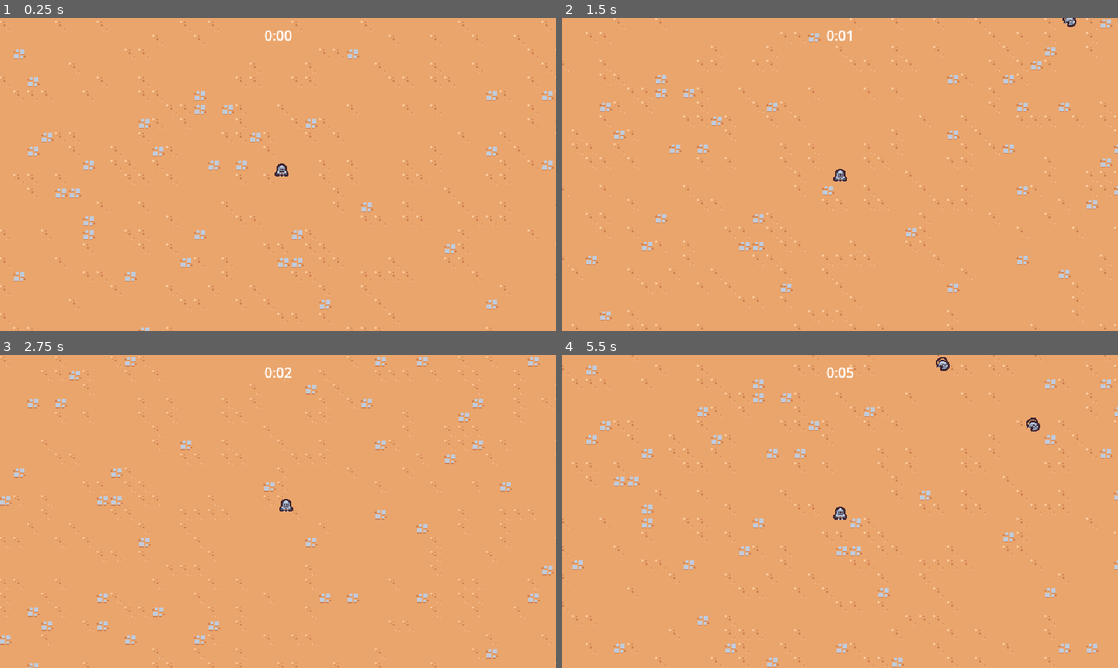
Above: before the commit, frames 1-4 (two rows, left to right).
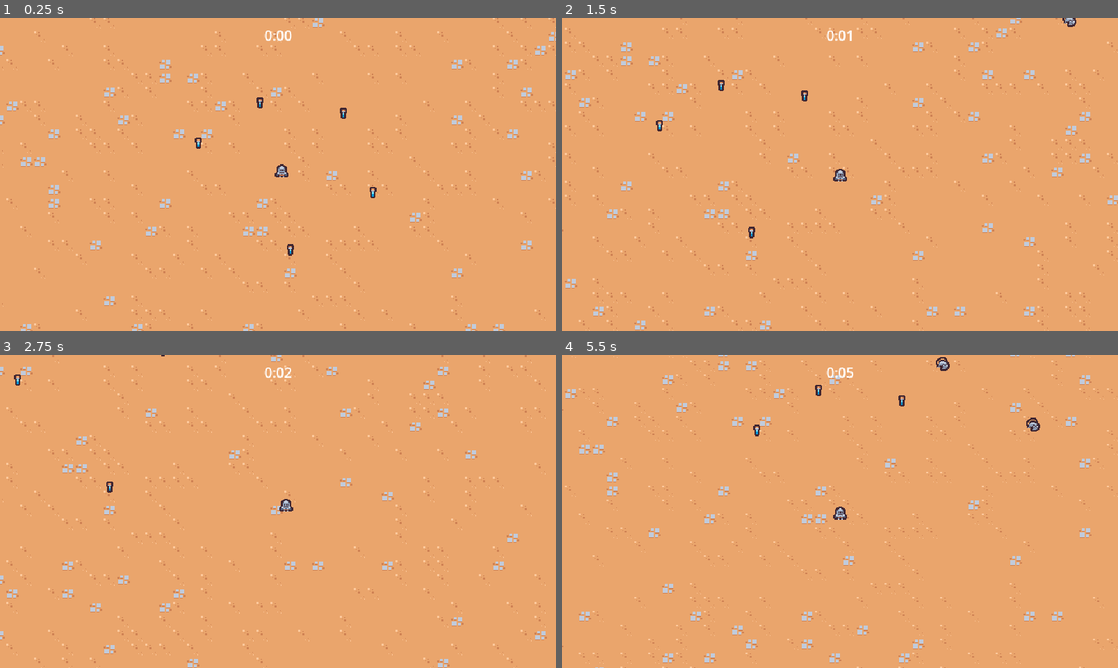
Above: after the commit, the same moments.

Repository: Yrainyw/2D-Survivors
Game: Godot game, scene res://Scenes/Main/Main.tscn
The game is run twice, just before and just after one commit, with the same random seed, the same clock (stepped at 60 frames per second) and the same inputs.
Inputs:
- Up to frame 1 (0.25 s): no input
- Up to frame 2 (1.5 s): hold D (move_right) 0.53-1.28 s; hold S (move_down) from 1.28 s (still down)
- Up to frame 3 (2.75 s): release S (move_down) at 2.03 s; hold D (move_right) from 2.03 s (still down)
- Up to frame 4 (5.5 s): release D (move_right) at 2.78 s; hold W (move_up) 2.78-3.53 s; hold A (move_left) 3.53-5.03 s; hold S (move_down) from 5.03 s (still down)

The runs differ from the first frame. In frame 1, 6.0% of the frame differs, in the area x 0-100%, y 0-100%; in frame 2, 6.0%; in frame 3, 5.4%; in frame 4, 5.9%.

Commit message:
Experience Drops

Diff:
--- a/Scenes/Enemy/basic_enemy.tscn
+++ b/Scenes/GameObjects/Enemy/basic_enemy.tscn
@@ -1,7 +1,7 @@
 [gd_scene load_steps=5 format=3 uid="uid://da8d2a2d53s7u"]
 
-[ext_resource type="Script" path="res://Scenes/Enemy/basic_enemy.gd" id="1_jn1uh"]
-[ext_resource type="Texture2D" uid="uid://c3sjorifdgyy8" path="res://Scenes/Enemy/rat_grey.png" id="2_y15rp"]
+[ext_resource type="Script" path="res://Scenes/GameObjects/Enemy/basic_enemy.gd" id="1_jn1uh"]
+[ext_resource type="Texture2D" uid="uid://c3sjorifdgyy8" path="res://Scenes/GameObjects/Enemy/rat_grey.png" id="2_y15rp"]
 
 [sub_resource type="CircleShape2D" id="CircleShape2D_747od"]
 radius = 12.0
--- /dev/null
+++ b/Scenes/GameObjects/ExperienceVial/experience_vial.gd
@@ -0,0 +1,9 @@
+extends Node2D
+
+
+func _ready():
+	$Area2D.area_entered.connect(on_area_entered)
+
+
+func on_area_entered(other_area : Area2D):
+	queue_free()
--- /dev/null
+++ b/Scenes/GameObjects/ExperienceVial/experience_vial.tscn
@@ -0,0 +1,20 @@
+[gd_scene load_steps=4 format=3 uid="uid://cnkfdwyh8l81m"]
+
+[ext_resource type="Script" path="res://Scenes/GameObjects/ExperienceVial/experience_vial.gd" id="1_wiosd"]
+[ext_resource type="Texture2D" uid="uid://gu0cw1q6ujnw" path="res://Scenes/GameObjects/ExperienceVial/experience_vial.png" id="1_yfybw"]
+
+[sub_resource type="CircleShape2D" id="CircleShape2D_5mo6a"]
+radius = 16.0
+
+[node name="ExperienceVial" type="Node2D"]
+script = ExtResource("1_wiosd")
+
+[node name="Area2D" type="Area2D" parent="."]
+collision_layer = 0
+collision_mask = 16
+
+[node name="CollisionShape2D" type="CollisionShape2D" parent="Area2D"]
+shape = SubResource("CircleShape2D_5mo6a")
+
+[node name="Sprite2D" type="Sprite2D" parent="."]
+texture = ExtResource("1_yfybw")
--- a/Scenes/GameCamera/game_camera.tscn
+++ b/Scenes/GameObjects/GameCamera/game_camera.tscn
@@ -1,6 +1,6 @@
 [gd_scene load_steps=2 format=3 uid="uid://hcfusksc34fp"]
 
-[ext_resource type="Script" path="res://Scenes/GameCamera/game_camera.gd" id="1_tsssu"]
+[ext_resource type="Script" path="res://Scenes/GameObjects/GameCamera/game_camera.gd" id="1_tsssu"]
 
 [node name="GameCamera" type="Camera2D"]
 script = ExtResource("1_tsssu")
--- /dev/null
+++ b/Scenes/GameObjects/Player/Player.tscn
@@ -0,0 +1,37 @@
+[gd_scene load_steps=6 format=3 uid="uid://bo1vhskiccjol"]
+
+[ext_resource type="Script" path="res://Scenes/GameObjects/Player/Player.gd" id="1_y5fe3"]
+[ext_resource type="PackedScene" uid="uid://dspgo4vh0nj1w" path="res://Scenes/Ability/SwordAbilityController/sword_ability_controller.tscn" id="2_70s6x"]
+[ext_resource type="Texture2D" uid="uid://bwudlkynnv7qd" path="res://Scenes/GameObjects/Player/player0.png" id="2_ojlgi"]
+
+[sub_resource type="CircleShape2D" id="CircleShape2D_pv3lw"]
+radius = 32.0
+
+[sub_resource type="CircleShape2D" id="CircleShape2D_nma1e"]
+radius = 5.0
+
+[node name="Player" type="CharacterBody2D" groups=["player"]]
+collision_layer = 0
+motion_mode = 1
+script = ExtResource("1_y5fe3")
+
+[node name="AbilityManager" type="Node" parent="."]
+
+[node name="SwordAbilityController" parent="AbilityManager" instance=ExtResource("2_70s6x")]
+
+[node name="Area2D" type="Area2D" parent="."]
+position = Vector2(0, -5)
+collision_layer = 16
+collision_mask = 0
+
+[node name="CollisionShape2D" type="CollisionShape2D" parent="Area2D"]
+shape = SubResource("CircleShape2D_pv3lw")
+
+[node name="CollisionShape2D" type="CollisionShape2D" parent="."]
+visible = false
+position = Vector2(2.08165e-12, -5)
+shape = SubResource("CircleShape2D_nma1e")
+
+[node name="Sprite2D" type="Sprite2D" parent="."]
+texture = ExtResource("2_ojlgi")
+offset = Vector2(2.08165e-12, -8)
--- a/Scenes/Main/Main.tscn
+++ b/Scenes/Main/Main.tscn
@@ -1,11 +1,12 @@
-[gd_scene load_steps=7 format=3 uid="uid://c5hhb7imq0sm1"]
+[gd_scene load_steps=8 format=3 uid="uid://c5hhb7imq0sm1"]
 
-[ext_resource type="PackedScene" uid="uid://hcfusksc34fp" path="res://Scenes/GameCamera/game_camera.tscn" id="1_6eiq3"]
-[ext_resource type="PackedScene" uid="uid://bo1vhskiccjol" path="res://Scenes/Player/Player.tscn" id="1_idy8o"]
+[ext_resource type="PackedScene" uid="uid://hcfusksc34fp" path="res://Scenes/GameObjects/GameCamera/game_camera.tscn" id="1_6eiq3"]
+[ext_resource type="PackedScene" uid="uid://bo1vhskiccjol" path="res://Scenes/GameObjects/Player/Player.tscn" id="1_idy8o"]
 [ext_resource type="PackedScene" uid="uid://bv2o2l7c6l7fj" path="res://Scenes/UI/arena_time_ui.tscn" id="1_k7imk"]
 [ext_resource type="TileSet" uid="uid://dgnlw4oxwgme1" path="res://Scenes/Resources/Tile_set.tres" id="1_rxuy1"]
 [ext_resource type="PackedScene" uid="uid://bro4104jjdpuy" path="res://Scenes/Manager/arena_time_manager.tscn" id="2_evqh8"]
 [ext_resource type="PackedScene" uid="uid://b56yewiuv6joh" path="res://Scenes/Manager/enemy_manager.tscn" id="4_vmmma"]
+[ext_resource type="PackedScene" uid="uid://cnkfdwyh8l81m" path="res://Scenes/GameObjects/ExperienceVial/experience_vial.tscn" id="7_2lm8a"]
 
 [node name="Main" type="Node"]
 
@@ -22,6 +23,21 @@
 layer_0/tile_data = PackedInt32Array(262145, 0, 4, 262146, 0, 4, 262147, 0, 4, 262148, 0, 4, 262149, 0, 4, 262150, 0, 4 …(53229 unchanged characters)…
 
 [node name="Player" parent="." instance=ExtResource("1_idy8o")]
-position = Vector2(534, 341)
+position = Vector2(574, 378)
 
 [node name="EnemyManager" parent="." instance=ExtResource("4_vmmma")]
+
+[node name="ExperienceVial" parent="." instance=ExtResource("7_2lm8a")]
+position = Vector2(478, 338)
+
+[node name="ExperienceVial2" parent="." instance=ExtResource("7_2lm8a")]
+position = Vector2(549, 292)
+
+[node name="ExperienceVial3" parent="." instance=ExtResource("7_2lm8a")]
+position = Vector2(645, 304)
+
+[node name="ExperienceVial4" parent="." instance=ExtResource("7_2lm8a")]
+position = Vector2(679, 395)
+
+[node name="ExperienceVial5" parent="." instance=ExtResource("7_2lm8a")]
+position = Vector2(584, 461)
--- a/Scenes/Manager/enemy_manager.tscn
+++ b/Scenes/Manager/enemy_manager.tscn
@@ -1,7 +1,7 @@
 [gd_scene load_steps=3 format=3 uid="uid://b56yewiuv6joh"]
 
 [ext_resource type="Script" path="res://Scenes/Manager/enemy_manager.gd" id="1_gv5l3"]
-[ext_resource type="PackedScene" uid="uid://da8d2a2d53s7u" path="res://Scenes/Enemy/basic_enemy.tscn" id="2_4jmaf"]
+[ext_resource type="PackedScene" uid="uid://da8d2a2d53s7u" path="res://Scenes/GameObjects/Enemy/basic_enemy.tscn" id="2_4jmaf"]
 
 [node name="EnemyManager" type="Node"]
 script = ExtResource("1_gv5l3")
--- a/Scenes/Player/Player.tscn
+++ /dev/null
@@ -1,25 +0,0 @@
-[gd_scene load_steps=5 format=3 uid="uid://bo1vhskiccjol"]
-
-[ext_resource type="Script" path="res://Scenes/Player/Player.gd" id="1_y5fe3"]
-[ext_resource type="PackedScene" uid="uid://dspgo4vh0nj1w" path="res://Scenes/Ability/SwordAbilityController/sword_ability_controller.tscn" id="2_70s6x"]
-[ext_resource type="Texture2D" uid="uid://bwudlkynnv7qd" path="res://Scenes/Player/player0.png" id="2_ojlgi"]
-
-[sub_resource type="CircleShape2D" id="CircleShape2D_nma1e"]
-radius = 5.0
-
-[node name="Player" type="CharacterBody2D" groups=["player"]]
-collision_layer = 0
-motion_mode = 1
-script = ExtResource("1_y5fe3")
-
-[node name="AbilityManager" type="Node" parent="."]
-
-[node name="SwordAbilityController" parent="AbilityManager" instance=ExtResource("2_70s6x")]
-
-[node name="Sprite2D" type="Sprite2D" parent="."]
-texture = ExtResource("2_ojlgi")
-offset = Vector2(2.08165e-12, -8)
-
-[node name="CollisionShape2D" type="CollisionShape2D" parent="."]
-position = Vector2(2.08165e-12, -5)
-shape = SubResource("CircleShape2D_nma1e")
--- a/project.godot
+++ b/project.godot
@@ -56,6 +56,7 @@
 2d_physics/layer_2="Player"
 2d_physics/layer_3="Enemy"
 2d_physics/layer_4="EnemyCollision"
+2d_physics/layer_5="PlayerPickup"
 
 [rendering]
 
Renamed: Scenes/Enemy/basic_enemy.gd -> Scenes/GameObjects/Enemy/basic_enemy.gd
Renamed: Scenes/Enemy/rat_grey.png -> Scenes/GameObjects/Enemy/rat_grey.png
Not shown, changed: Scenes/GameObjects/Enemy/rat_grey.png.import
Binary file added: Scenes/GameObjects/ExperienceVial/experience_vial.png
Not shown, changed: Scenes/GameObjects/ExperienceVial/experience_vial.png.import
Renamed: Scenes/GameCamera/game_camera.gd -> Scenes/GameObjects/GameCamera/game_camera.gd
Renamed: Scenes/Player/Player.gd -> Scenes/GameObjects/Player/Player.gd
Renamed: Scenes/Player/player0.png -> Scenes/GameObjects/Player/player0.png
Not shown, changed: Scenes/GameObjects/Player/player0.png.import
Renamed: Scenes/Player/player1.png -> Scenes/GameObjects/Player/player1.png
Not shown, added: Scenes/GameObjects/Player/player1.png.import
